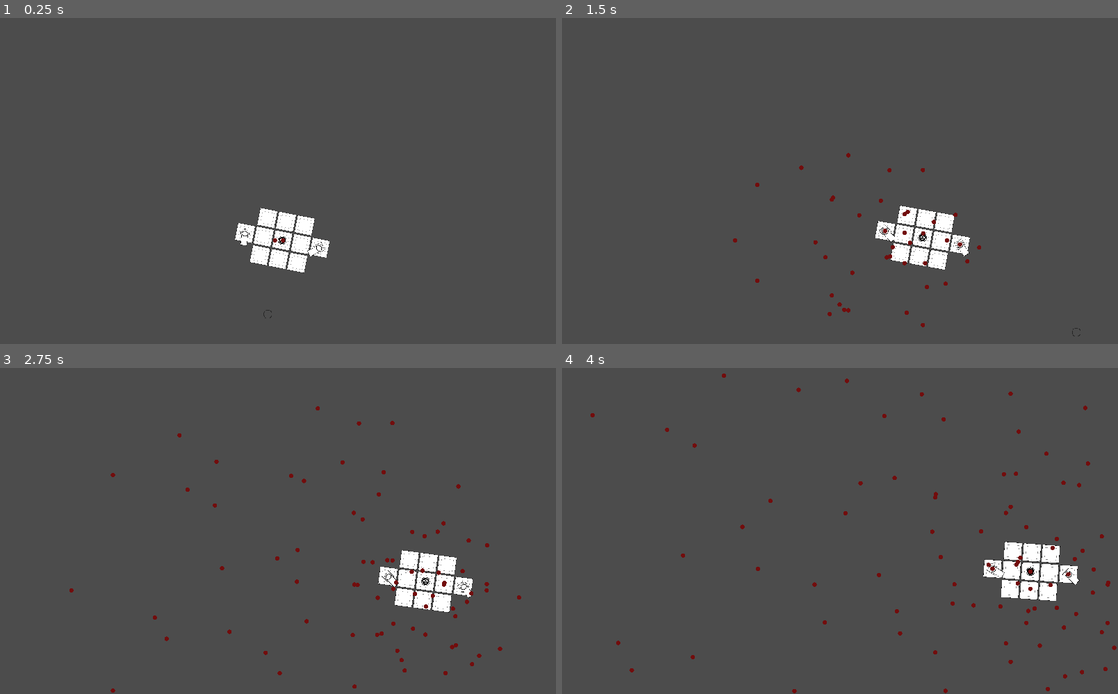
Above: before the commit, frames 1-4 (two rows, left to right).
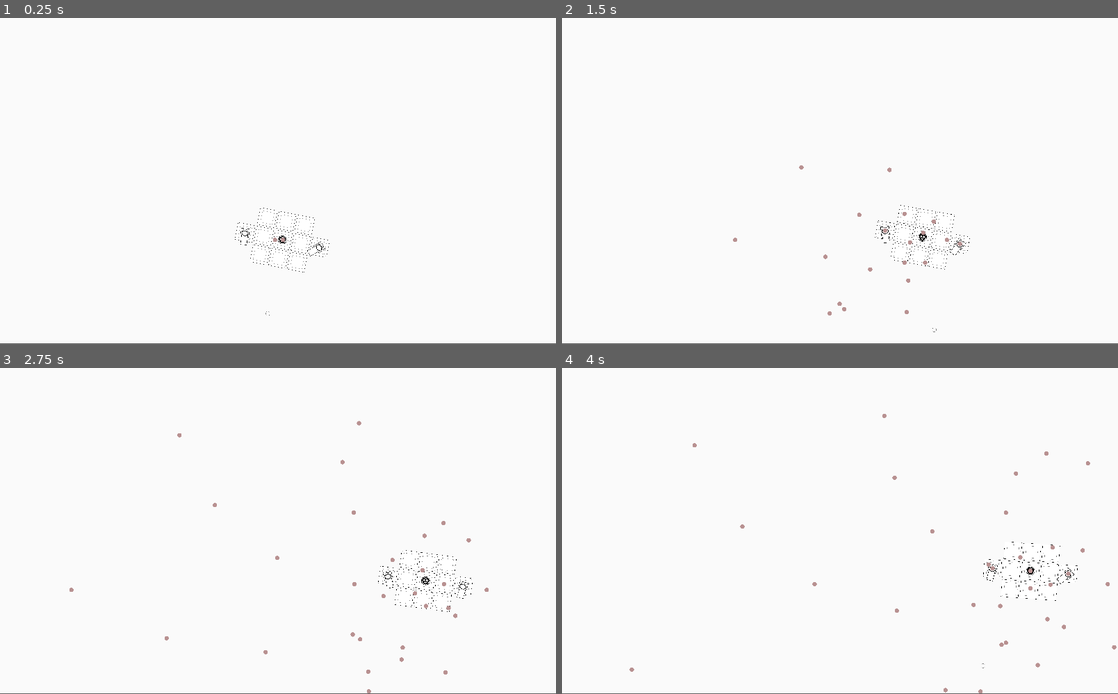
Above: after the commit, the same moments.

Repository: rrebane/ggj-2021-bullet-hell
Game: Godot game, scene res://levels/Level1.tscn
The game is run twice, just before and just after one commit, with the same random seed, the same clock (stepped at 60 frames per second) and the same inputs.
Inputs:
- Up to frame 1 (0.25 s): no input
- Up to frame 2 (1.5 s): hold Right (right) 0.53-1.28 s; hold Shift (dash) 0.53-1.28 s; hold Down (down) from 1.28 s (still down); tap Shift (dash) at 1.35 s
- Up to frame 3 (2.75 s): release Down (down) at 2.03 s; hold Right (right) from 2.03 s (still down); hold Shift (dash) from 2.03 s (still down)
- Up to frame 4 (4 s): release Right (right) at 2.78 s; release Shift (dash) at 2.78 s; hold Up (up) 2.78-3.53 s; tap Shift (dash) at 2.85 s; hold Left (left) from 3.53 s (still down); hold Shift (dash) from 3.53 s (still down)
In our replay, the window is 800x469 before the commit and 800x468 after it. These sizes can differ from the game's own. Grey fills any space a smaller window leaves; there, only what the larger window draws over its background counts as a difference.

The runs differ from the first frame. In frame 1, 98% of the frame differs, in the area x 0-100%, y 0-100%; in frame 2, 98%; in frame 3, 98%; in frame 4, 98%.

Commit message:
Work-in-progress

Diff:
--- a/enemy_modules/SingleGunModule.gd
+++ b/enemy_modules/SingleGunModule.gd
@@ -1,29 +1 @@
 extends EnemyModule
-
-export var num_bullet_arrays = 5
-export var fire_rotation_step = 0.3
-export var fire_rate = 0.5
-
-var bullet_obj = preload("res://projectiles/EnemyEnergyBullet.tscn")
-
-var fire_rotation_offset = 0.0
-var cur_fire_time = 0.0
-
-func _process(delta):
-	cur_fire_time += delta
-	while cur_fire_time >= fire_rate:
-		fire()
-		cur_fire_time -= fire_rate
-
-func fire():
-	var angle_between_arrays = 2 * PI / num_bullet_arrays
-	for n in range(num_bullet_arrays):
-		var bullet_inst = bullet_obj.instance()
-		get_tree().get_root().add_child(bullet_inst)
-		bullet_inst.global_position = global_position
-		var bullet_angle = n * angle_between_arrays
-		bullet_inst.move_vec = Vector2.RIGHT.rotated(bullet_angle + fire_rotation_offset * angle_between_arrays)
-
-	fire_rotation_offset += fire_rotation_step
-	while fire_rotation_offset > 1.0:
-		fire_rotation_offset -= 1.0
--- a/player/player.gd
+++ b/player/player.gd
@@ -1,16 +1,13 @@
 extends KinematicBody2D
 
 onready var VELOCITY = Vector2.ZERO;
-onready var DASH_SPEED = 1000;
-onready var DRAG = 0.1;
-onready var SPEED = 250;
-onready var PRE_DASH_VELOCITY = Vector2.ZERO;
+export var DASH_SPEED = 450;
+export var SPEED = 150;
 onready var DASHING = false;
 onready var DASH_ON_COOLDOWN = false;
-onready var DASH_COOLDOWN_DURATION = 0.5;
-onready var DASH_DURATION = 10;
-onready var DASH_MULTIPLIER = 2;
-onready var DASH_FRAMES = 10;
+export var DASH_COOLDOWN_DURATION = 0.5;
+export var DASH_DURATION = 8;
+onready var DASH_FRAMES = 6;
 onready var X_DIR = 0;
 onready var Y_DIR = 0;
 
@@ -24,7 +21,7 @@
 	pass
 
 
-func handle_movement(delta):
+func handle_movement(_delta):
 	VELOCITY = Vector2.ZERO
 	if not DASHING:
 		if Input.is_action_pressed("down"):
@@ -53,7 +50,6 @@
 		dash();
 	move_and_slide(VELOCITY);
 
-
 func dash():
 	VELOCITY.x = X_DIR * DASH_SPEED;
 	VELOCITY.y = Y_DIR * DASH_SPEED;
--- a/player/player.tscn
+++ b/player/player.tscn
@@ -9,6 +9,7 @@
 [node name="player" type="KinematicBody2D" groups=[
 "player",
 ]]
+scale = Vector2( 0.5, 0.5 )
 script = ExtResource( 2 )
 
 [node name="CollisionShape2D" type="CollisionShape2D" parent="."]
--- a/project.godot
+++ b/project.godot
@@ -27,7 +27,7 @@
 [display]
 
 window/stretch/mode="2d"
-window/stretch/aspect="keep_width"
+window/stretch/aspect="keep"
 
 [input]
 
@@ -66,4 +66,5 @@
 quality/driver/driver_name="GLES2"
 vram_compression/import_etc=true
 vram_compression/import_etc2=false
+environment/default_clear_color=Color( 0.980392, 0.980392, 0.980392, 1 )
 environment/default_environment="res://default_env.tres"
--- a/projectiles/EnemyEnergyBullet.tscn
+++ b/projectiles/EnemyEnergyBullet.tscn
@@ -10,7 +10,7 @@
 radius = 15.7576
 
 [node name="EnemyEnergyBullet" type="KinematicBody2D"]
-modulate = Color( 0.447059, 0.0509804, 0.0509804, 1 )
+modulate = Color( 0.721569, 0.568627, 0.568627, 1 )
 scale = Vector2( 0.25, 0.25 )
 collision_layer = 0
 script = ExtResource( 1 )
